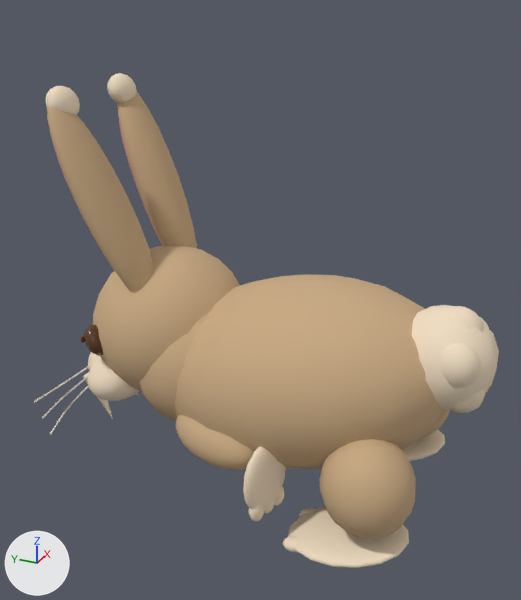
An edit to the glTF model public/models/rabbit.glb, drawn before and after from the same camera.
Both versions are drawn from a 50 mm camera at (-2.23, -0.808, 1.896) aimed at (-0.043, 0.176, 0.802). Every picture has the same lights, and +X, +Y and +Z are marked at lower left. The older version comes first. Both versions are drawn at frame 6 of the action 'swipe'; the numbers are the values there.

In view in the first picture: 'Body', 'EarOuter-1', 'EarOuter1', 'EarTip-1', 'Muzzle', 'PawBLFoot', 'PawBLLimb', 'PawBRFoot', 'PawFLFoot', 'PawFLLimb', 'Skull', 'TailPuff' and 7 more.
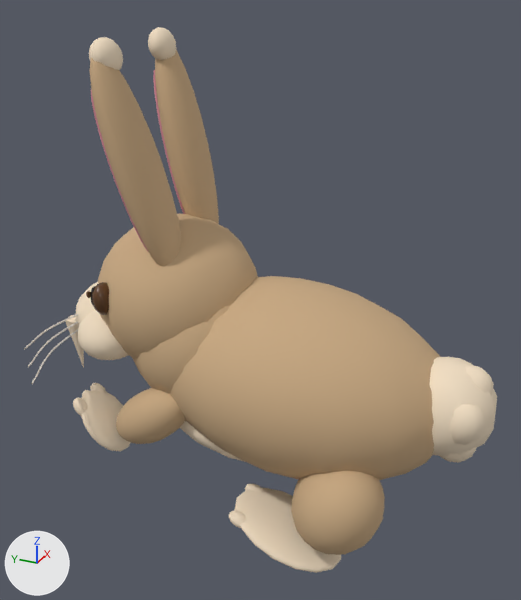
Not drawn themselves, but carrying or shaping drawn objects: ob_visual, ob_head, ob_earl, ob_earr, ob_pawfl, ob_pawbl.

Changed parts and their boxes (x1, y1, x2, y2) in the pictures (521 x 600 px):
'Body', moved, turned: before (140, 274, 447, 469); after (132, 276, 440, 480)
'EarOuter-1', moved, turned: before (47, 105, 153, 293); after (90, 57, 181, 266)
'Skull', moved, turned: before (93, 245, 240, 391); after (98, 214, 258, 359)
'EarOuter1', moved, turned: before (117, 92, 197, 248); after (155, 50, 219, 224)
'PawBLLimb', moved, turned: before (320, 439, 416, 539); after (291, 471, 385, 555)
'TailPuff', moved, turned: before (412, 305, 499, 413); after (429, 357, 497, 463)
'PawBLFoot', moved, turned: before (283, 507, 409, 568); after (229, 483, 341, 573)
'PawFLLimb', moved, turned: before (176, 415, 254, 470); after (116, 388, 185, 444)
'PawFLFoot', moved, turned: before (243, 447, 286, 522); after (73, 383, 131, 451)
'Muzzle', moved, turned: before (88, 352, 139, 401); after (75, 282, 129, 360)
'EarTip-1', moved, turned: before (45, 86, 80, 114); after (89, 37, 123, 70)
'EarTip1', moved, turned: before (107, 73, 137, 103); after (148, 27, 176, 60)
'Iris', moved, turned: before (80, 325, 103, 356); after (86, 282, 109, 315)
'PawBRFoot', moved, turned (not visible afterwards): before (402, 430, 445, 461)
'Whisker-1_0', moved, turned: before (33, 366, 89, 435); after (24, 313, 78, 384)
'Belly', moved, turned (not visible before): after (180, 421, 245, 462)
'EarInner1', moved, turned: before (119, 121, 164, 246); after (153, 70, 185, 214)
'Fang', moved, turned: before (83, 372, 139, 419); after (65, 315, 84, 368)
'EarInner-1', moved, turned (mostly hidden): before (53, 145, 114, 270); after (91, 91, 148, 251)
'PawBRLimb', moved, turned (not visible afterwards): before (424, 410, 450, 437)

The edits, one by one:
Object 'Visual' (ob_visual) turns from (-11, 0, 0) to (0, 0, 0) degrees about x, y and z.
In object 'Visual' (ob_visual), parent goes from ob_rabbit to ob_combatmotion.
Object 'Visual' (ob_visual) moves from (0.0, 0.0, 0.002) to (0.0, 0.0, 0.012).
Object 'Head' (ob_head) turns from (-11, 0, 0) to (-11, 0, 0) degrees about x, y and z.
Object 'EarL' (ob_earl) turns from (0, 0, 0) to (-12, 0, 0) degrees about x, y and z.
Object 'EarR' (ob_earr) turns from (0, 0, 0) to (-11, 0, 0) degrees about x, y and z.
Object 'PawFL' (ob_pawfl) turns from (-81, 2.9, -17) to (44, -3.8, -4.2) degrees about x, y and z.
Object 'PawBL' (ob_pawbl) turns from (0, 0, 0) to (14, 0, 0) degrees about x, y and z.
Object 'CombatMotion' (ob_combatmotion) is new.
Its parent is ob_rabbit.
Its location is (0.0, 0.182, -0.0218).
Its rotation in degrees is (7.9, -0.6, 3.7).
